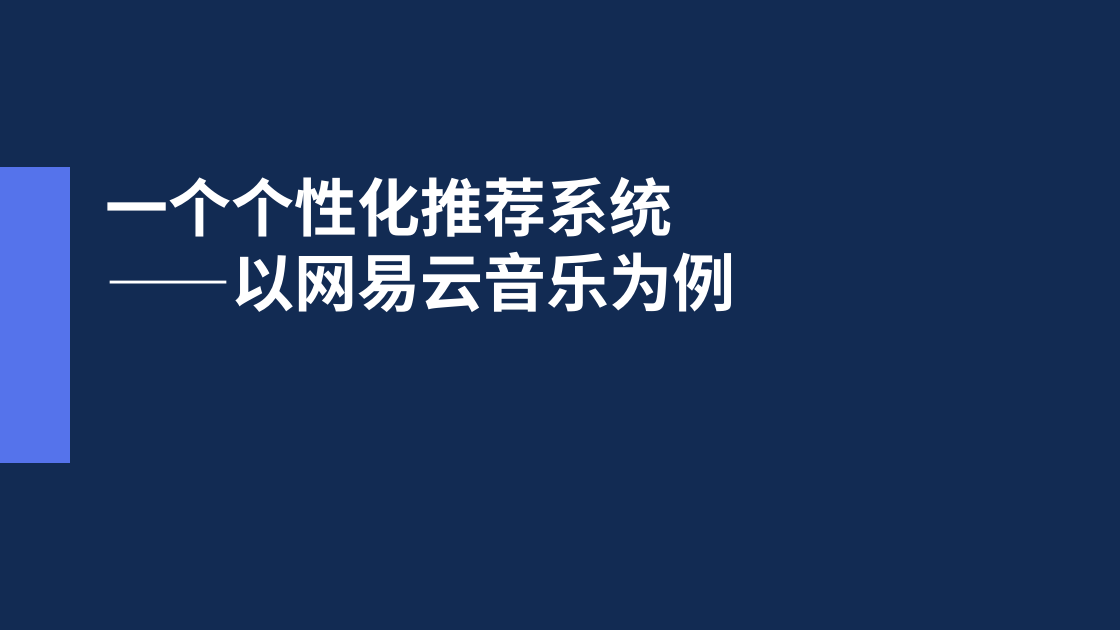
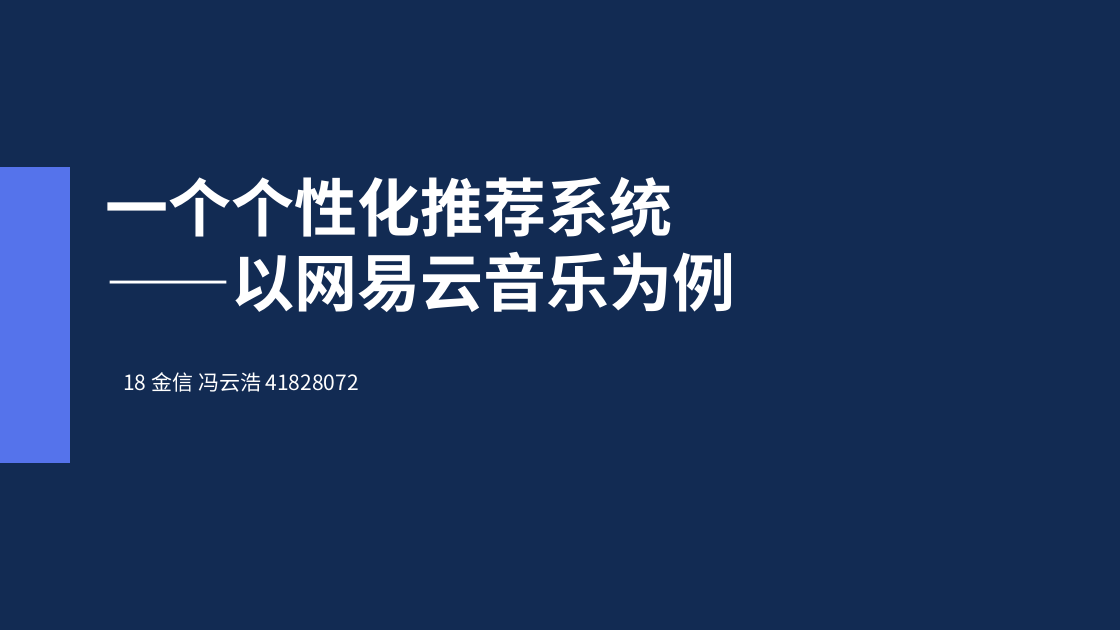
Before and after one commit to YunHao-Von/NetEase, a slide deck: slide 1 of 管理学演示PPT.pptx. Drawn at 1120x630 pixels with LibreOffice and Linux fonts; fonts in the diff are those of the drawing; background and template pictures are left out. Boxes give left, top, right and bottom in pixels: in the first picture for what was removed or moved away, otherwise in the second. Text is boxed around its words. In the diff, an @@ line names an element or a change of style, - is before the commit and + after.

```diff
--- a/管理学演示PPT.pptx
+++ b/管理学演示PPT.pptx
@@ text added at box(123, 372, 359, 392), 18 pt, text #FFFFFF @@
+18 金信 冯云浩 41828072
```
Also in this commit, not shown: 1 other slide changed, 12 other files.
